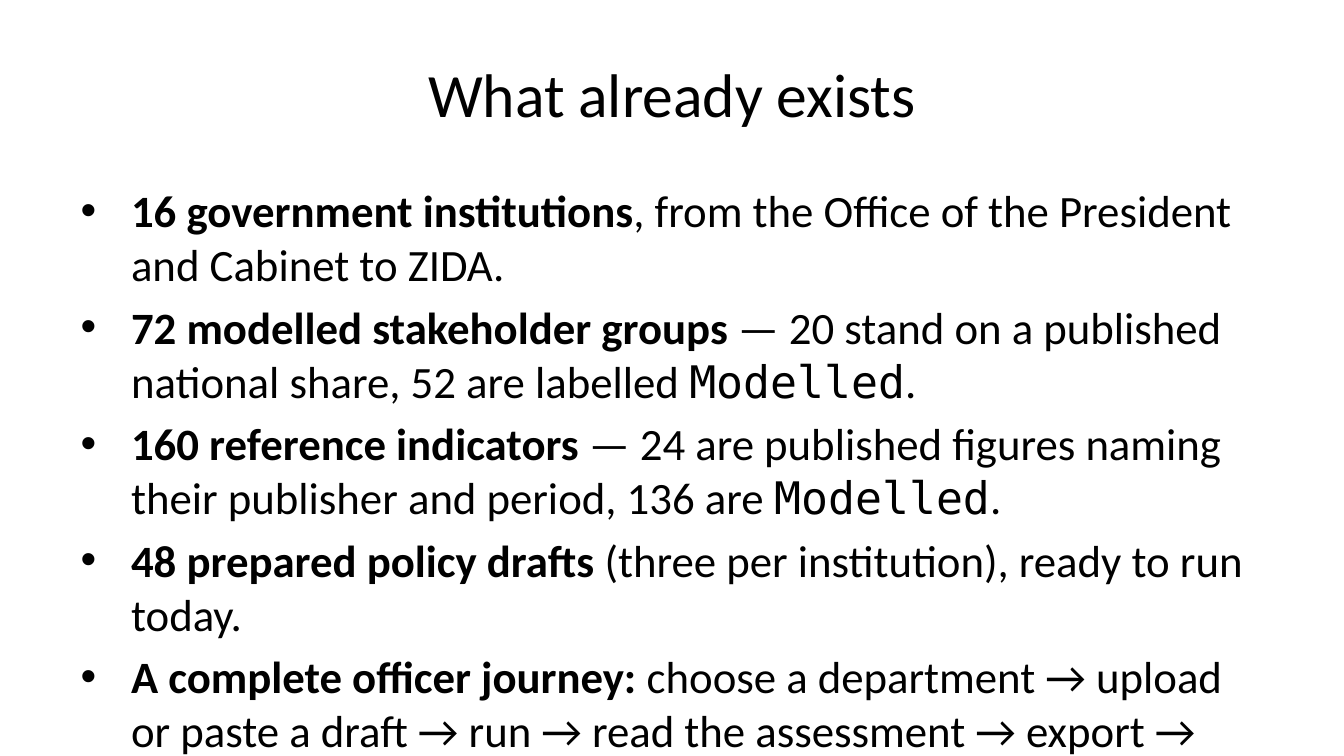
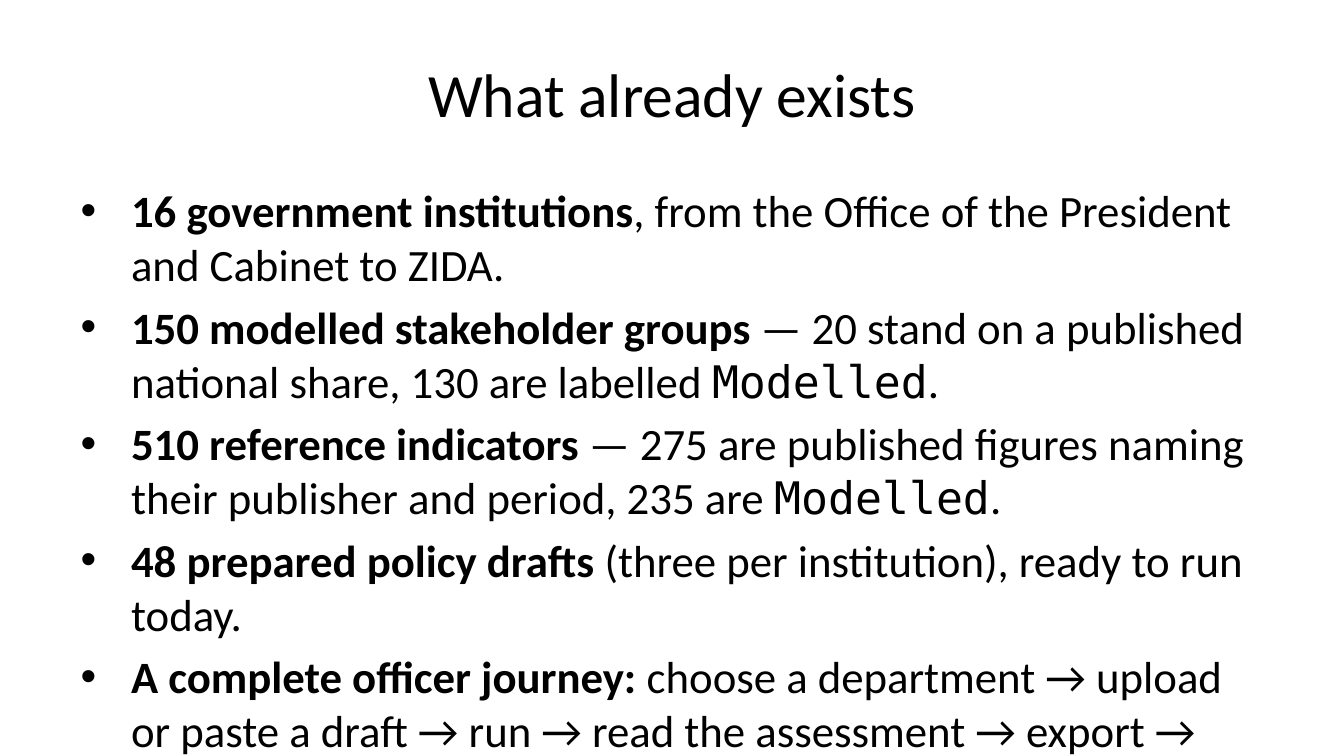
Before and after one commit to BitFlexFinTech/policy-nexus, a slide deck: slide 4 of Minister Submission/Oreida_Pitch_Deck_Minister_of_ICT.pptx. Drawn at 1344x756 pixels with LibreOffice and Linux fonts; fonts in the diff are those of the drawing. Boxes give left, top, right and bottom in pixels: in the first picture for what was removed or moved away, otherwise in the second. Text is boxed around its words. In the diff, an @@ line names an element or a change of style, - is before the commit and + after.

Commit message:
docs(minister): item (iii) — address the proposal to four addressees, add the ZEPARI partnership + endorsement ask and the four-bucket funding route; sync the superseded coverage figures

```diff
--- a/Minister Submission/Oreida_Pitch_Deck_Minister_of_ICT.pptx
+++ b/Minister Submission/Oreida_Pitch_Deck_Minister_of_ICT.pptx
@@ text at [131, 312, 1244, 522]: text changed @@
-• 72 modelled stakeholder groups — 20 stand on a published national share, 52 are labelled Modelled.
-• 160 reference indicators — 24 are published figures naming their publisher and period, 136 are Modelled.
+• 150 modelled stakeholder groups — 20 stand on a published national share, 130 are labelled Modelled.
+• 510 reference indicators — 275 are published figures naming their publisher and period, 235 are Modelled.
```
Also in this commit, not shown: 4 other slides changed, 2 slides added, 5 other files.
